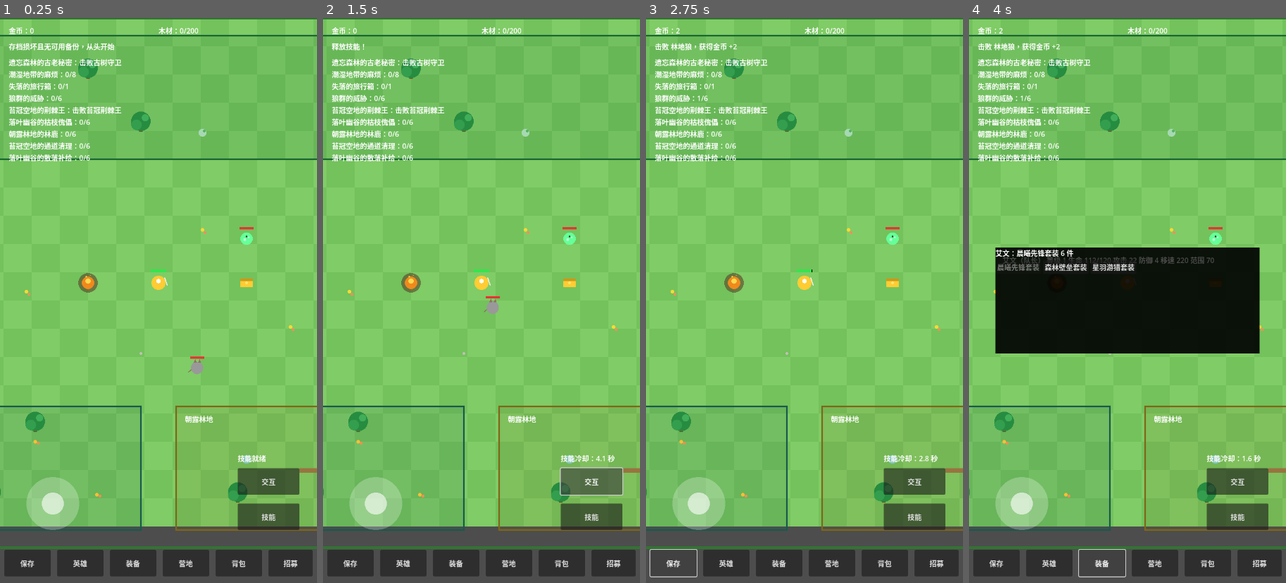
Above: before the commit, frames 1-4 (left to right).
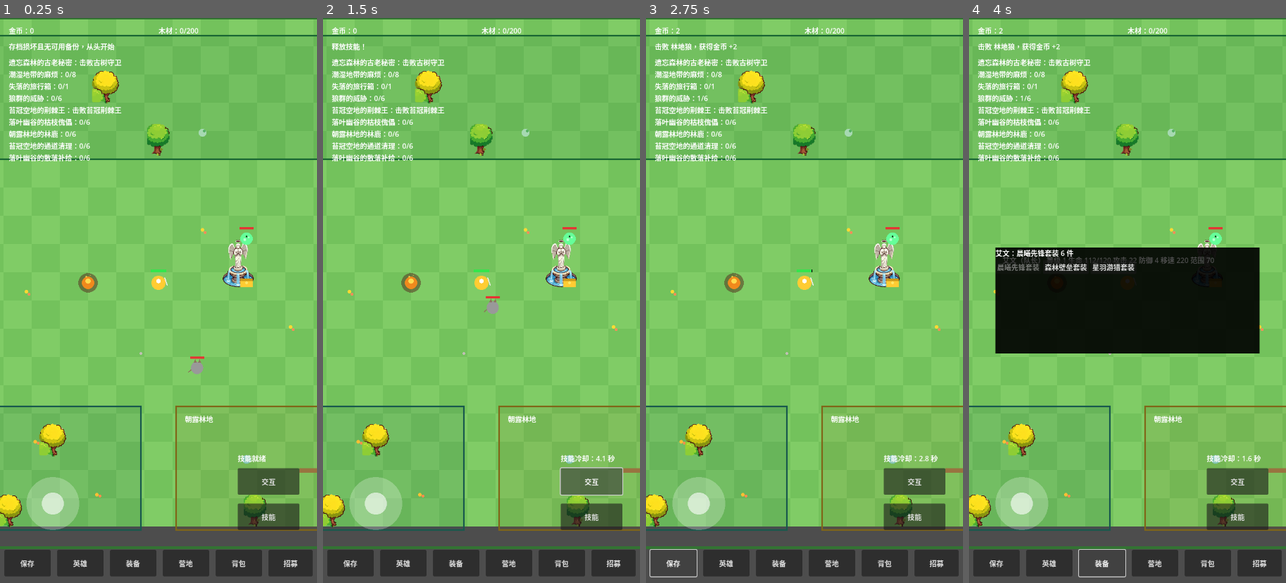
Above: after the commit, the same moments.

Repository: oneyi53/game
Game: Godot game, scene res://scenes/main.tscn
Two runs of this game, one before a commit and one after it. Both use one fixed random seed, a clock stepped at 60 frames per second and the inputs below.
Inputs:
- Up to frame 1 (0.25 s): no input
- Up to frame 2 (1.5 s): click "技能" at 0.5 s; click "交互" at 1.25 s
- Up to frame 3 (2.75 s): click "保存" at 2 s
- Up to frame 4 (4 s): click "英雄" at 2.75 s; click "装备" at 3.5 s

The runs differ from the first frame. In frame 1, 2.6% of the frame differs, in the area x 0-84%, y 7-91%; in frame 2, 2.6%; in frame 3, 2.6%; in frame 4, 2.2%.

Commit message:
feat: render original forest trees and landmarks

Diff:
--- a/scripts/core/map.gd
+++ b/scripts/core/map.gd
@@ -1,13 +1,15 @@
 class_name MapDrawer
 extends Node2D
 
-# Code-drawn forest tiles. No external art assets are used.
-# The map is decoration plus a fixed play area; movement is clamped
-# to the same rectangle by the characters themselves.
-
+# Forest map presentation. Gameplay coordinates remain unchanged.
 const MAP_WIDTH: int = 1600
 const MAP_HEIGHT: int = 1200
 const TILE: int = 64
+
+const TREE_TEXTURE: Texture2D = preload("res://assets/art-v1/sprites/scene/tree_green.png")
+const GOLDEN_TREE_TEXTURE: Texture2D = preload("res://assets/art-v1/sprites/scene/tree_yellow.png")
+const TOWER_TEXTURE: Texture2D = preload("res://assets/art-v1/sprites/scene/tower.png")
+const FOUNTAIN_TEXTURE: Texture2D = preload("res://assets/art-v1/sprites/scene/fountain.png")
 
 var tree_positions: Array = [
     Vector2(120, 120), Vector2(300, 180), Vector2(1480, 140), Vector2(1320, 220),
@@ -16,6 +18,33 @@
     Vector2(220, 320), Vector2(1380, 880), Vector2(760, 240), Vector2(520, 920),
 ]
 
+func _ready() -> void:
+    _spawn_scene_art()
+
+func _spawn_scene_art() -> void:
+    # Replace the old tiny circles with the repository's original transparent PNGs.
+    for i in range(tree_positions.size()):
+        var tree := Sprite2D.new()
+        tree.texture = GOLDEN_TREE_TEXTURE if i % 5 == 0 else TREE_TEXTURE
+        tree.centered = false
+        tree.offset = Vector2(-48.0, -96.0)
+        tree.scale = Vector2(0.19, 0.19)
+        tree.position = tree_positions[i]
+        tree.z_index = 0
+        add_child(tree)
+
+    _add_landmark(TOWER_TEXTURE, Vector2(260.0, 300.0), Vector2(0.34, 0.34), Vector2(-72.0, -170.0))
+    _add_landmark(FOUNTAIN_TEXTURE, Vector2(920.0, 500.0), Vector2(0.32, 0.32), Vector2(-64.0, -128.0))
+
+func _add_landmark(texture: Texture2D, world_position: Vector2, visual_scale: Vector2, visual_offset: Vector2) -> void:
+    var landmark := Sprite2D.new()
+    landmark.texture = texture
+    landmark.centered = false
+    landmark.offset = visual_offset
+    landmark.scale = visual_scale
+    landmark.position = world_position
+    add_child(landmark)
+
 func _draw() -> void:
     for xi in range(0, MAP_WIDTH / TILE):
         for yi in range(0, MAP_HEIGHT / TILE):
@@ -23,56 +52,28 @@
             var tile_color: Color = Color(0.45, 0.76, 0.36) if odd else Color(0.5, 0.8, 0.4)
             draw_rect(Rect2(float(xi * TILE), float(yi * TILE), float(TILE), float(TILE)), tile_color)
     draw_rect(Rect2(0.0, 0.0, float(MAP_WIDTH), float(MAP_HEIGHT)), Color(0.2, 0.45, 0.2), false, 6.0)
-    # Second zone: the Moss Crown Clearing, the northern band. It is
-    # only a drawn region marker here; the gate itself lives in
-    # main.gd, which spawns its monsters only after the main boss
-    # is defeated.
     draw_rect(Rect2(200.0, 40.0, 1200.0, 280.0), Color(0.1, 0.4, 0.2, 0.12))
     draw_rect(Rect2(200.0, 40.0, 1200.0, 280.0), Color(0.1, 0.4, 0.2), false, 4.0)
+    draw_rect(Rect2(40.0, 880.0, 720.0, 280.0), Color(0.1, 0.35, 0.3, 0.12))
+    draw_rect(Rect2(40.0, 880.0, 720.0, 280.0), Color(0.1, 0.35, 0.3), false, 4.0)
+    draw_rect(Rect2(840.0, 880.0, 720.0, 280.0), Color(0.5, 0.4, 0.1, 0.12))
+    draw_rect(Rect2(840.0, 880.0, 720.0, 280.0), Color(0.5, 0.4, 0.1), false, 4.0)
     var label_font = ThemeDB.fallback_font
     if label_font != null:
         draw_string(label_font, Vector2(220.0, 75.0), "苔冠空地")
-    # Third zone: the Fallen Leaf Valley, the southern band. Like
-    # the second zone, this is only a drawn region marker; the gate
-    # itself lives in main.gd, which spawns its monsters only after
-    # the elite boss is defeated.
-    draw_rect(Rect2(40.0, 880.0, 720.0, 280.0), Color(0.1, 0.35, 0.3, 0.12))
-    draw_rect(Rect2(40.0, 880.0, 720.0, 280.0), Color(0.1, 0.35, 0.3), false, 4.0)
-    if label_font != null:
         draw_string(label_font, Vector2(60.0, 915.0), "落叶幽谷")
-    # Fourth zone: the Morning Dew Grove, the southeast band. Like
-    # the earlier zones, this is only a drawn region marker; the
-    # gate itself lives in main.gd, which spawns its monsters only
-    # after the third-zone quest is done. It does not overlap the
-    # second zone (north) or the third zone (southwest); the main
-    # boss spawn at (1300, 900) is inside this box but that boss
-    # is already dead by the time this zone can open.
-    draw_rect(Rect2(840.0, 880.0, 720.0, 280.0), Color(0.5, 0.4, 0.1, 0.12))
-    draw_rect(Rect2(840.0, 880.0, 720.0, 280.0), Color(0.5, 0.4, 0.1), false, 4.0)
-    if label_font != null:
         draw_string(label_font, Vector2(860.0, 915.0), "朝露林地")
-    # Visual only: fixed decoration dots inside the zones above.
-    # Zone rectangles, labels, tree positions and all gameplay
-    # coordinates are unchanged; these marks have no collision.
     for flower in [Vector2(260.0, 480.0), Vector2(500.0, 620.0), Vector2(900.0, 480.0), Vector2(1100.0, 700.0)]:
         draw_circle(flower, 4.0, Color(1.0, 0.85, 0.2))
         draw_circle(flower + Vector2(6.0, 6.0), 3.0, Color(1.0, 0.55, 0.35))
     for pebble in [Vector2(400.0, 420.0), Vector2(760.0, 760.0), Vector2(1180.0, 520.0)]:
         draw_circle(pebble, 3.0, Color(0.75, 0.75, 0.7))
-    # Moss Crown: moss stones + low grass tufts.
     for stone in [Vector2(320.0, 180.0), Vector2(900.0, 260.0), Vector2(1250.0, 120.0)]:
         draw_circle(stone, 9.0, Color(0.65, 0.85, 0.7))
         draw_circle(stone + Vector2(4.0, -4.0), 3.0, Color(0.35, 0.7, 0.4))
-    # Fallen Leaf Valley: golden / coral leaf dots, warm and bright.
     for leaf_pos in [Vector2(120.0, 960.0), Vector2(300.0, 1040.0), Vector2(520.0, 960.0), Vector2(660.0, 1080.0), Vector2(200.0, 1120.0)]:
         draw_circle(leaf_pos, 4.0, Color(1.0, 0.75, 0.2))
         draw_circle(leaf_pos + Vector2(7.0, 3.0), 3.0, Color(1.0, 0.55, 0.3))
-    # Morning Dew Grove: puddles + a small wooden bridge.
     for puddle in [Vector2(1000.0, 1000.0), Vector2(1300.0, 1120.0), Vector2(1450.0, 960.0)]:
         draw_circle(puddle, 10.0, Color(0.55, 0.8, 1.0, 0.55))
     draw_rect(Rect2(1120.0, 1020.0, 60.0, 10.0), Color(0.6, 0.45, 0.25))
-    for tree_pos in tree_positions:
-        draw_rect(Rect2(tree_pos.x - 4.0, tree_pos.y, 8.0, 18.0), Color(0.45, 0.3, 0.15))
-        draw_circle(Vector2(tree_pos.x, tree_pos.y - 6.0), 22.0, Color(0.15, 0.55, 0.25))
-        draw_circle(Vector2(tree_pos.x - 10.0, tree_pos.y + 2.0), 12.0, Color(0.2, 0.62, 0.3))
-        draw_circle(Vector2(tree_pos.x + 10.0, tree_pos.y - 14.0), 8.0, Color(0.25, 0.68, 0.35))
